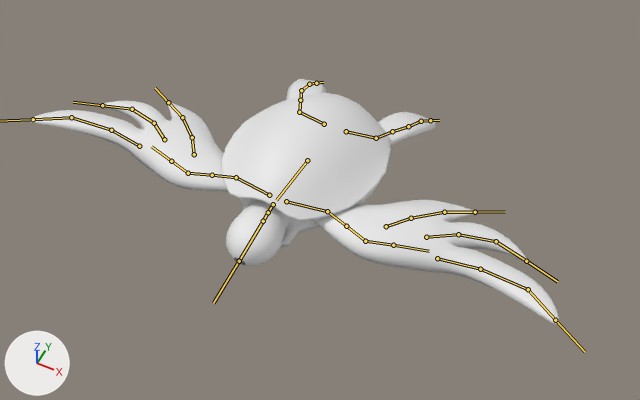
What one commit did to the FBX model Assets/_Bond/3D Assets/Characters/Creatures/Aquaphim/Assets/Aquaphim_Animated.fbx.
Before and after are seen from a camera (50 mm lens) standing at (1.24, -2.34, 3.86) and looking at (0.07, -0.01, 0.94). Every picture has the same lights, and +X, +Y and +Z are marked at lower left. Both versions are drawn at frame 102 of the action 'AquaphimArmature|WingGust'; the numbers are the values there. The bones that bend it are drawn over the model as lines.

Names of what the first picture shows: 'AquaphimBody', 'Flippers_updated', 'Head.001', 'Wings/Arms'.
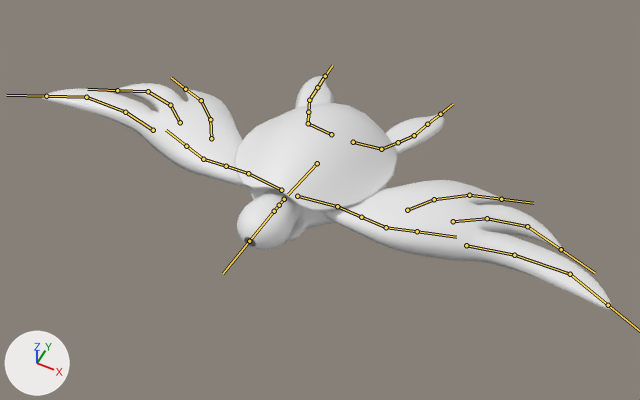
Changed parts and their boxes [x1, y1, x2, y2] in the pictures (640 x 400 px):
'Wings/Arms', posed (8% wider): before [29, 101, 559, 325]; after [42, 83, 612, 310]
'AquaphimBody', posed (10% shorter): before [221, 92, 391, 247]; after [235, 103, 397, 242]
'Head.001', posed (7% shorter): before [226, 199, 290, 266]; after [237, 188, 301, 250]
'Flippers_updated', posed (18% taller): before [286, 79, 436, 145]; after [295, 76, 444, 154]
bone 'D.Turtle Shell', root to tip: before (307, 160) to (276, 200); after (317, 163) to (288, 194)
bone 'D.Neck', root to tip: before (273, 204) to (268, 212); after (284, 199) to (279, 205)
bone 'D.Arm.L', root to tip: before (327, 211) to (346, 226); after (337, 206) to (361, 217)
bone 'D.Forearm.L', root to tip: before (365, 241) to (393, 245); after (386, 227) to (417, 231)
bone 'D.Forearm_2.L', root to tip: before (393, 245) to (429, 251); after (417, 231) to (456, 237)
bone 'D.Finger_0_0.L', root to tip: before (437, 258) to (480, 269); after (466, 245) to (514, 255)
bone 'D.Finger_0_1.L', root to tip: before (480, 269) to (528, 289); after (514, 255) to (570, 274)
bone 'D.Finger_1_0.L', root to tip: before (426, 237) to (458, 234); after (453, 221) to (487, 218)
bone 'D.Finger_1_2.L', root to tip: before (496, 241) to (526, 261); after (527, 226) to (561, 249)
bone 'D.Finger_2_1.L', root to tip: before (411, 218) to (444, 212); after (434, 199) to (469, 195)
bone 'D.Finger_2_2.L', root to tip: before (444, 212) to (475, 212); after (469, 195) to (501, 199)
bone 'D.Arm.R', root to tip: before (236, 177) to (212, 175); after (248, 173) to (226, 166)
bone 'D.Forearm.R', root to tip: before (188, 173) to (171, 161); after (203, 159) to (186, 146)
bone 'D.Forearm_2.R', root to tip: before (171, 161) to (151, 146); after (186, 146) to (166, 130)
bone 'D.Finger_0_0.R', root to tip: before (139, 146) to (111, 130); after (153, 130) to (125, 112)
bone 'D.Finger_0_1.R', root to tip: before (111, 130) to (71, 117); after (125, 112) to (86, 97)
bone 'D.Finger_1_0.R', root to tip: before (164, 139) to (154, 123); after (180, 122) to (170, 105)
bone 'D.Finger_1_2.R', root to tip: before (132, 109) to (102, 105); after (148, 91) to (117, 90)
bone 'D.Finger_2_1.R', root to tip: before (192, 137) to (182, 117); after (210, 119) to (201, 100)
bone 'D.Finger_2_2.R', root to tip: before (182, 117) to (168, 102); after (201, 100) to (185, 89)
bone 'D.Leg.L', root to tip: before (376, 138) to (392, 131); after (381, 149) to (398, 142)
bone 'D.Leg_2.L', root to tip: before (392, 131) to (408, 126); after (398, 142) to (414, 135)
bone 'D.Foot.L', root to tip: before (408, 126) to (421, 121); after (414, 135) to (427, 124)
bone 'D.Foot_2.L', root to tip: before (421, 121) to (430, 120); after (427, 124) to (440, 114)
bone 'D.Leg.R', root to tip: before (299, 112) to (300, 100); after (308, 123) to (308, 112)
bone 'D.Leg_2.R', root to tip: before (300, 100) to (301, 90); after (308, 112) to (309, 100)
bone 'D.Foot.R', root to tip: before (301, 90) to (309, 84); after (309, 100) to (317, 87)
bone 'D.Foot_2.R', root to tip: before (309, 84) to (316, 83); after (317, 87) to (325, 76)

What the commit changed:
Bone 'D.Turtle Shell' (bone_d_turtle_shell) moves from (0.0, -0.012, -0.909) to (0.0, -0.104, -0.809).
Bone 'D.Turtle Shell' (bone_d_turtle_shell) turns from (-5, 0, 0) to (-13, 0, 0) degrees about its own x, y and z.
Bone 'D.Neck' (bone_d_neck) moves from (0.0, 0.001, 0.0) to (0.0, 0.011, 0.0).
Bone 'D.Neck' (bone_d_neck) turns from (-15, 0, 0) to (-6, 0, 0) degrees about its own x, y and z.
Bone 'D.Arm.L' (bone_d_arm_l) turns from (0, 0, -3) to (-1, 0, -19) degrees about its own x, y and z.
Bone 'D.Arm.L' (bone_d_arm_l) is rescaled from (1.01, 1.01, 1.01) to (1.08, 1.08, 1.08).
Bone 'D.Forearm.L' (bone_d_forearm_l) turns from (0, 0, 1) to (0, 0, 14) degrees about its own x, y and z.
Bone 'D.Forearm.L' (bone_d_forearm_l) is rescaled from (1.01, 1.01, 1.01) to (1.08, 1.08, 1.08).
Bone 'D.Forearm_2.L' (bone_d_forearm_2_l) turns from (0, 1, 0) to (0, 13, 0) degrees about its own x, y and z.
Bone 'D.Finger_0_0.L' (bone_d_finger_0_0_l) turns from (0, 0, 0) to (0, 0, -3) degrees about its own x, y and z.
Bone 'D.Finger_0_1.L' (bone_d_finger_0_1_l) turns from (0, 0, 0) to (0, 0, -3) degrees about its own x, y and z.
Bone 'D.Finger_1_0.L' (bone_d_finger_1_0_l) turns from (0, 0, 0) to (2, 0, 0) degrees about its own x, y and z.
Bone 'D.Finger_1_2.L' (bone_d_finger_1_2_l) turns from (0, 0, 0) to (2, 0, 0) degrees about its own x, y and z.
Bone 'D.Finger_2_1.L' (bone_d_finger_2_1_l) turns from (1, 0, 0) to (6, -5, 1) degrees about its own x, y and z.
Bone 'D.Finger_2_2.L' (bone_d_finger_2_2_l) turns from (1, 0, 0) to (6, -5, 1) degrees about its own x, y and z.
Bone 'D.Arm.R' (bone_d_arm_r) turns from (0, 0, 3) to (-1, 0, 19) degrees about its own x, y and z.
Bone 'D.Arm.R' (bone_d_arm_r) is rescaled from (1.01, 1.01, 1.01) to (1.08, 1.08, 1.08).
Bone 'D.Forearm.R' (bone_d_forearm_r) turns from (0, 0, -1) to (0, 0, -14) degrees about its own x, y and z.
Bone 'D.Forearm.R' (bone_d_forearm_r) is rescaled from (1.01, 1.01, 1.01) to (1.08, 1.08, 1.08).
Bone 'D.Forearm_2.R' (bone_d_forearm_2_r) turns from (0, -1, 0) to (0, -13, 0) degrees about its own x, y and z.
Bone 'D.Finger_0_0.R' (bone_d_finger_0_0_r) turns from (0, 0, 0) to (0, 0, 3) degrees about its own x, y and z.
Bone 'D.Finger_0_1.R' (bone_d_finger_0_1_r) turns from (0, 0, 0) to (0, 0, 3) degrees about its own x, y and z.
Bone 'D.Finger_1_0.R' (bone_d_finger_1_0_r) turns from (0, 0, 0) to (2, 0, 0) degrees about its own x, y and z.
Bone 'D.Finger_1_2.R' (bone_d_finger_1_2_r) turns from (0, 0, 0) to (2, 0, 0) degrees about its own x, y and z.
Bone 'D.Finger_2_1.R' (bone_d_finger_2_1_r) turns from (1, 0, 0) to (6, 5, -1) degrees about its own x, y and z.
Bone 'D.Finger_2_2.R' (bone_d_finger_2_2_r) turns from (1, 0, 0) to (6, 5, -1) degrees about its own x, y and z.
Bone 'D.Leg.L' (bone_d_leg_l) turns from (5, 0, 0) to (-2, 0, 0) degrees about its own x, y and z.
Bone 'D.Leg_2.L' (bone_d_leg_2_l) turns from (5, 0, 0) to (-2, 0, 0) degrees about its own x, y and z.
Bone 'D.Foot.L' (bone_d_foot_l) turns from (11, 0, 0) to (2, 0, 0) degrees about its own x, y and z.
Bone 'D.Foot_2.L' (bone_d_foot_2_l) turns from (11, 0, 0) to (2, 0, 0) degrees about its own x, y and z.
Bone 'D.Leg.R' (bone_d_leg_r) turns from (5, 0, 0) to (-2, 0, 0) degrees about its own x, y and z.
Bone 'D.Leg_2.R' (bone_d_leg_2_r) turns from (5, 0, 0) to (-2, 0, 0) degrees about its own x, y and z.
Bone 'D.Foot.R' (bone_d_foot_r) turns from (11, 0, 0) to (2, 0, 0) degrees about its own x, y and z.
Bone 'D.Foot_2.R' (bone_d_foot_2_r) turns from (11, 0, 0) to (2, 0, 0) degrees about its own x, y and z.
